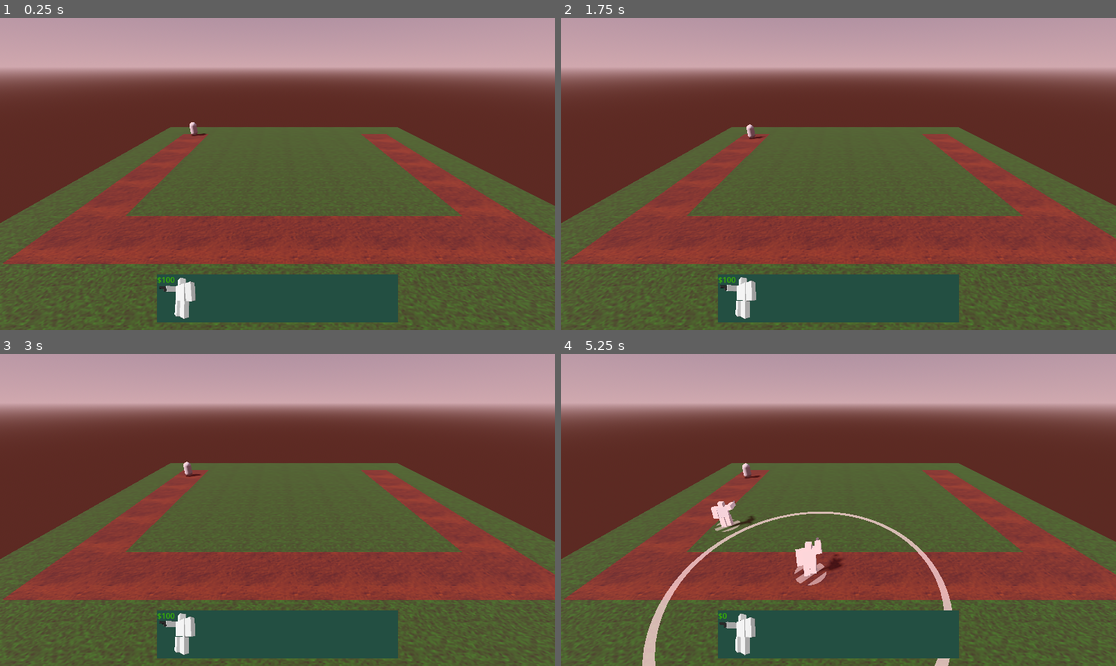
Above: before the commit, frames 1-4 (two rows, left to right).
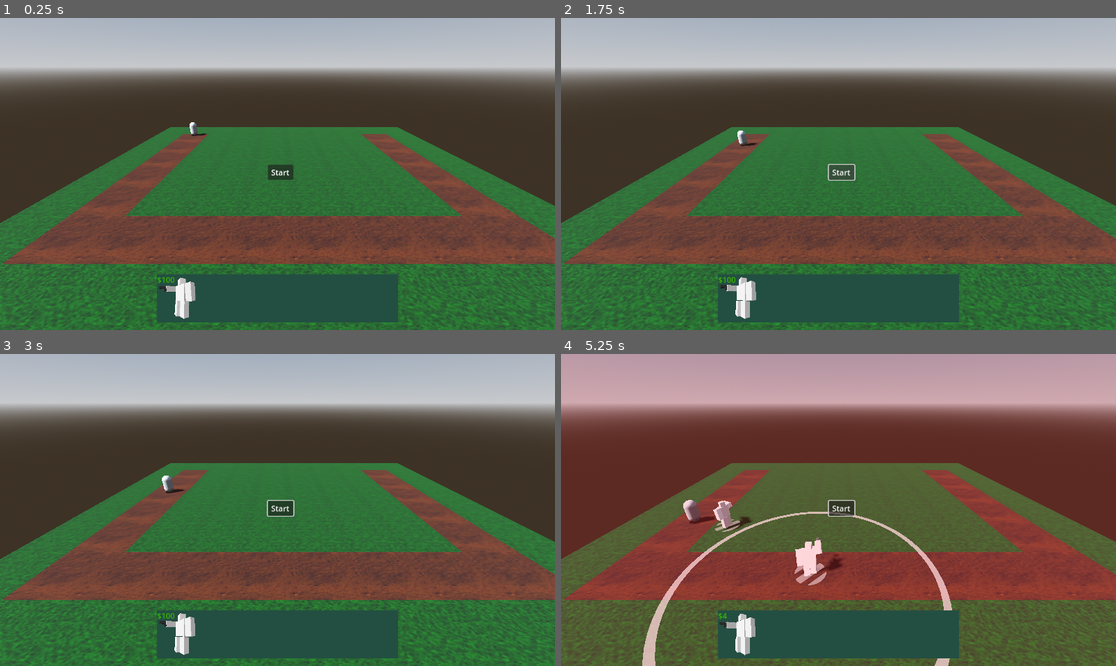
Above: after the commit, the same moments.

Repository: SirRight12/Godot-Tower-Defense
Game: Godot game, scene res://main.tscn
Same seed, same stepped clock (60 frames per second), same inputs: the game is played once before the commit and once after it.
Inputs (mouse positions are in pixels of both pictures, inside the frame that each line leads up to):
- Up to frame 1 (0.25 s): no input
- Up to frame 2 (1.75 s): click (844, 170) at 0.5 s, where only the run after the commit has a clickable "Start"; click (844, 170) at 1.25 s, where only the run after the commit has a clickable "Start"
- Up to frame 3 (3 s): click (283, 506) at 2 s, where only the run after the commit has a clickable "Start"; move the mouse to (399, 494) at 2.77 s; click (399, 494) at 2.85 s
- Up to frame 4 (5.25 s): move the mouse to (727, 525) at 3.52 s; tap 1 (select1) at 3.6 s; click (727, 525) at 3.67 s; move the mouse to (894, 441) at 4.27 s; tap 2 (select2) at 4.35 s; click (894, 441) at 4.42 s; move the mouse to (810, 572) at 5.02 s; tap 3 (select3) at 5.1 s; click (810, 572) at 5.17 s

The runs differ from the first frame. In frame 1, 78% of the frame differs, in the area x 0-100%, y 0-100%; in frame 2, 78%; in frame 3, 78%; in frame 4, 0.8%.

Commit message:
Resources exist

Diff:
--- a/DEBUG.tscn
+++ b/DEBUG.tscn
@@ -1,22 +1,23 @@
-[gd_scene load_steps=3 format=3 uid="uid://ch5s0twkoxwvc"]
+[gd_scene load_steps=6 format=3 uid="uid://ch5s0twkoxwvc"]
 
 [ext_resource type="Script" path="res://GameMode.gd" id="1_s1p0k"]
 [ext_resource type="Script" path="res://Wave.gd" id="2_wepyy"]
 
-[node name="DEBUG" type="Node"]
-script = ExtResource("1_s1p0k")
-
-[node name="Wave1" type="Node" parent="."]
+[sub_resource type="Resource" id="Resource_c33vc"]
 script = ExtResource("2_wepyy")
 enemies = Array[int]([0])
 times = Array[int]([0])
 
-[node name="Wave2" type="Node" parent="."]
+[sub_resource type="Resource" id="Resource_0ct6v"]
 script = ExtResource("2_wepyy")
 enemies = Array[int]([1])
 times = Array[int]([0])
 
-[node name="Wave3" type="Node" parent="."]
+[sub_resource type="Resource" id="Resource_oxwe4"]
 script = ExtResource("2_wepyy")
 enemies = Array[int]([2])
 times = Array[int]([0])
+
+[node name="DEBUG" type="Node"]
+script = ExtResource("1_s1p0k")
+waves = Array[ExtResource("2_wepyy")]([SubResource("Resource_c33vc"), SubResource("Resource_0ct6v"), SubResource("Resource_oxwe4")])
--- a/GameMode.gd
+++ b/GameMode.gd
@@ -1,18 +1,18 @@
 extends Node
 class_name GameMode
+@export var waves:Array[Wave]
 func unpack_waves():
 	var waves_array = []
-	var children = get_children()
-	for x in len(children):
-		var wave = []
-		var child = children[x]
-		var enemies = child.enemies
-		wave.resize(enemies.size())
-		var times = child.times
+	for x in len(waves):
+		var wave_return = []
+		var wave = waves[x]
+		var enemies = wave.enemies
+		wave_return.resize(enemies.size())
+		var times = wave.times
 		for y in len(enemies):
-			wave[y] = {
+			wave_return[y] = {
 				"type": enemies[y],
 				"delay": times[y],
 			}
-		waves_array.append(wave)
+		waves_array.append(wave_return)
 	return waves_array
--- a/Upgrade.gd
+++ b/Upgrade.gd
@@ -1,4 +1,4 @@
-extends Node
+extends Resource
 class_name Upgrade
 @export_category("Common Upgrades")
 @export var cost:int = 100
--- a/Wave.gd
+++ b/Wave.gd
@@ -1,4 +1,4 @@
-extends Node
+extends Resource
 class_name Wave
 enum ENEMY_TYPES{BASIC,SPEEDY,ZICKEY}
 @export var enemies:Array[ENEMY_TYPES]
--- a/WaveManager.gd
+++ b/WaveManager.gd
@@ -1,6 +1,7 @@
 extends Node
 class_name WaveManager
 @export var current_game_mode:GameMode
+@export var wave_delay:float = 5
 @export var basic:PackedScene
 @export var speedy:PackedScene
 @export var zickey: PackedScene
@@ -34,6 +35,7 @@
 func check_wave_over():
 	if enemies_left <= 0:
 		current_wave += 1
+		await(timeout(wave_delay))
 		start_wave(current_wave)
 func enemy_die():
 	enemies_left -= 1
--- a/camera_filter.tscn
+++ b/camera_filter.tscn
@@ -10,6 +10,7 @@
 mouse_filter = 2
 
 [node name="Filter" type="ColorRect" parent="."]
+visible = false
 layout_mode = 2
 offset_right = 1152.0
 offset_bottom = 648.0
--- a/easy_mode.tscn
+++ b/easy_mode.tscn
@@ -1,27 +1,18 @@
-[gd_scene load_steps=3 format=3 uid="uid://bc2nx44jw4f0n"]
+[gd_scene load_steps=5 format=3 uid="uid://bc2nx44jw4f0n"]
 
 [ext_resource type="Script" path="res://GameMode.gd" id="1_t8o8a"]
 [ext_resource type="Script" path="res://Wave.gd" id="2_yhfk2"]
 
-[node name="Easy" type="Node"]
-script = ExtResource("1_t8o8a")
-
-[node name="wave_1" type="Node" parent="."]
+[sub_resource type="Resource" id="Resource_g8lfe"]
 script = ExtResource("2_yhfk2")
 enemies = Array[int]([0, 0, 0, 0, 0])
 times = Array[int]([0, 1000, 1000, 1000, 1000])
 
-[node name="wave_2" type="Node" parent="."]
+[sub_resource type="Resource" id="Resource_iitn4"]
 script = ExtResource("2_yhfk2")
-enemies = Array[int]([0, 0, 0, 0, 0, 0, 0, 0, 0, 0])
-times = Array[int]([0, 1000, 1000, 1000, 1000, 1000, 1000, 1000, 1000, 1000])
+enemies = Array[int]([0, 0, 0, 0, 0, 0, 0])
+times = Array[int]([0, 1000, 1000, 1000, 1000, 1000, 1000])
 
-[node name="wave_3" type="Node" parent="."]
-script = ExtResource("2_yhfk2")
-enemies = Array[int]([0, 0, 0, 0, 0, 0, 0, 0])
-times = Array[int]([0, 500, 500, 500, 500, 500, 500, 500])
-
-[node name="wave_4" type="Node" parent="."]
-script = ExtResource("2_yhfk2")
-enemies = Array[int]([0, 0, 0, 0, 0, 0, 0, 0, 0, 0, 0])
-times = Array[int]([0, 500, 500, 500, 500, 500, 500, 500, 500, 500, 500])
+[node name="Easy" type="Node"]
+script = ExtResource("1_t8o8a")
+waves = Array[ExtResource("2_yhfk2")]([SubResource("Resource_g8lfe"), SubResource("Resource_iitn4")])
--- a/game_manager.tscn
+++ b/game_manager.tscn
@@ -35,7 +35,7 @@
 
 [node name="WaveManager" type="Node" parent="." node_paths=PackedStringArray("current_game_mode")]
 script = ExtResource("3_sjgfr")
-current_game_mode = NodePath("../Easy")
+current_game_mode = NodePath("../DEBUG")
 basic = ExtResource("4_qnt7u")
 speedy = ExtResource("5_hsbw5")
 zickey = ExtResource("7_ufg46")
@@ -50,6 +50,7 @@
 
 [node name="MoneyManager" type="Node" parent="." node_paths=PackedStringArray("money_display")]
 script = ExtResource("12_jkxa6")
+starting_amount = 300
 money_display = NodePath("../Control/Label")
 
 [node name="Control" type="Control" parent="."]
@@ -126,3 +127,35 @@
 text = "$100
 "
 label_settings = SubResource("LabelSettings_vosub")
+
+[node name="StartGame" type="Control" parent="."]
+layout_mode = 3
+anchors_preset = 8
+anchor_left = 0.5
+anchor_top = 0.5
+anchor_right = 0.5
+anchor_bottom = 0.5
+offset_left = -20.0
+offset_top = -20.0
+offset_right = 33.0
+offset_bottom = 12.0
+grow_horizontal = 2
+grow_vertical = 2
+
+[node name="Button" type="Button" parent="StartGame"]
+layout_mode = 1
+anchors_preset = 8
+anchor_left = 0.5
+anchor_top = 0.5
+anchor_right = 0.5
+anchor_bottom = 0.5
+offset_left = -26.5
+offset_top = -15.5
+offset_right = 26.5
+offset_bottom = 15.5
+grow_horizontal = 2
+grow_vertical = 2
+tooltip_text = "Start Game?"
+theme_override_colors/font_color = Color(1, 1, 1, 1)
+theme_override_colors/font_pressed_color = Color(0, 0, 0, 1)
+text = "Start"
Not shown: 4 places in tileset.tres that only renumber resources
